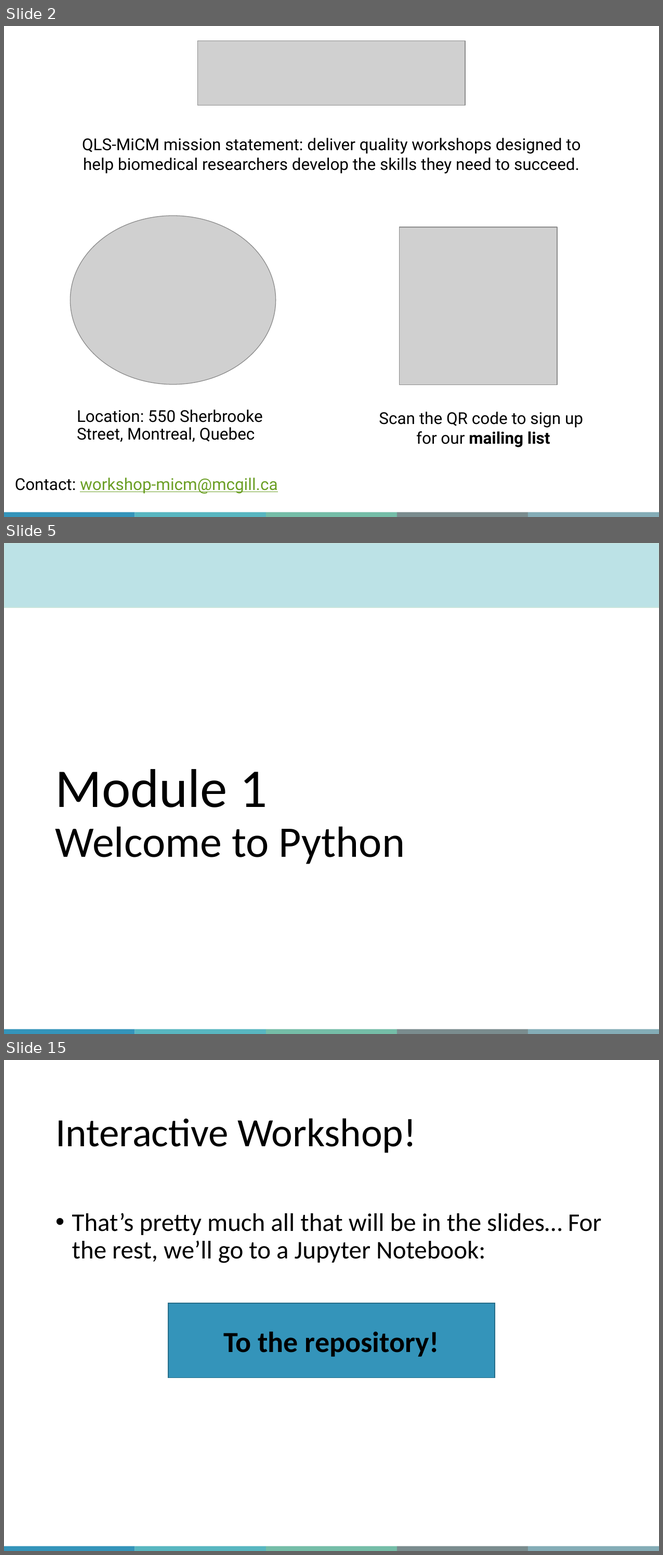
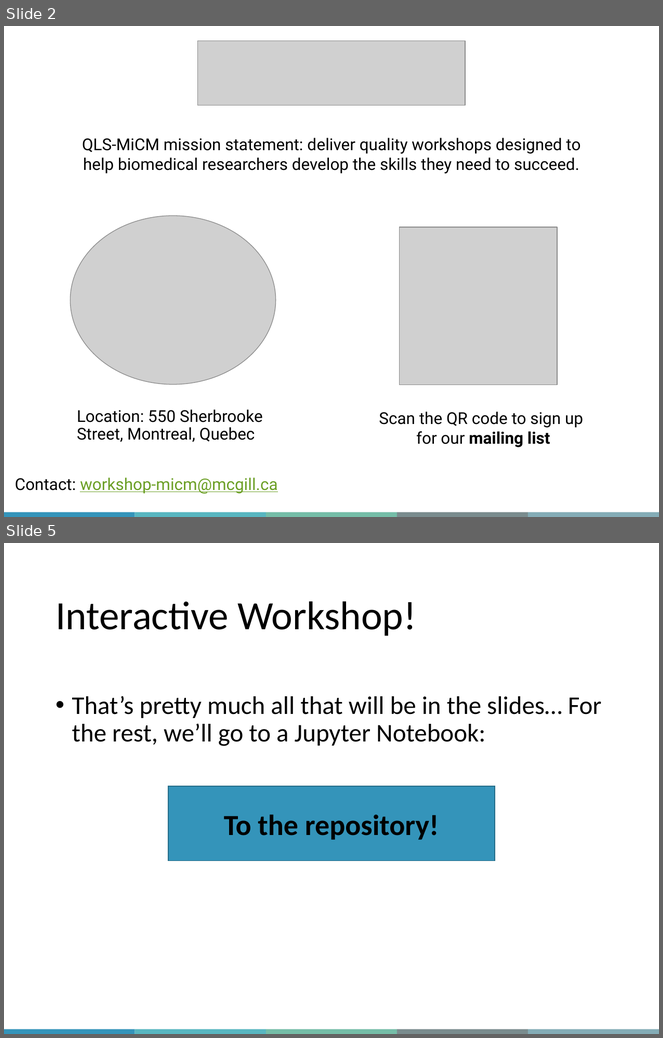
Before and after one commit to bzrudski/Intro-to-Python, a slide deck: slides/QLS-MiCM Intro to Python (Part 1) Workshop PPT.pptx. Shown one above the other, each under a label of ours: slides 2, 5 and 15 before the commit, slides 2 and 5 after it; the slides between them are not shown. The pictures are 663x1555 and 663x1038 pixels, drawn with LibreOffice and Linux fonts; fonts in the diff are those of the drawing; grey boxes stand for pictures; background and template pictures are left out. Boxes give left, top, right and bottom in pixels: in the first picture for what was removed or moved away, otherwise in the second. Text is boxed around its words. In the diff, an @@ line names an element or a change of style, - is before the commit and + after.

```diff
--- a/slides/QLS-MiCM Intro to Python (Part 1) Workshop PPT.pptx
+++ b/slides/QLS-MiCM Intro to Python (Part 1) Workshop PPT.pptx
@@ slide 5 removed at [4, 543, 659, 1034], background #FFFFFF; not listed: 5 template elements that a slide beside it also shows @@
@@ rectangle removed at [4, 543, 659, 607] @@
@@ title removed at [55, 769, 405, 864] @@
-Module 1
-Welcome to Python
@@ what was slide 15 is now slide 5 @@
```
Also in this commit, not shown: 4 slides changed, 9 other slides removed, 20 other files.
